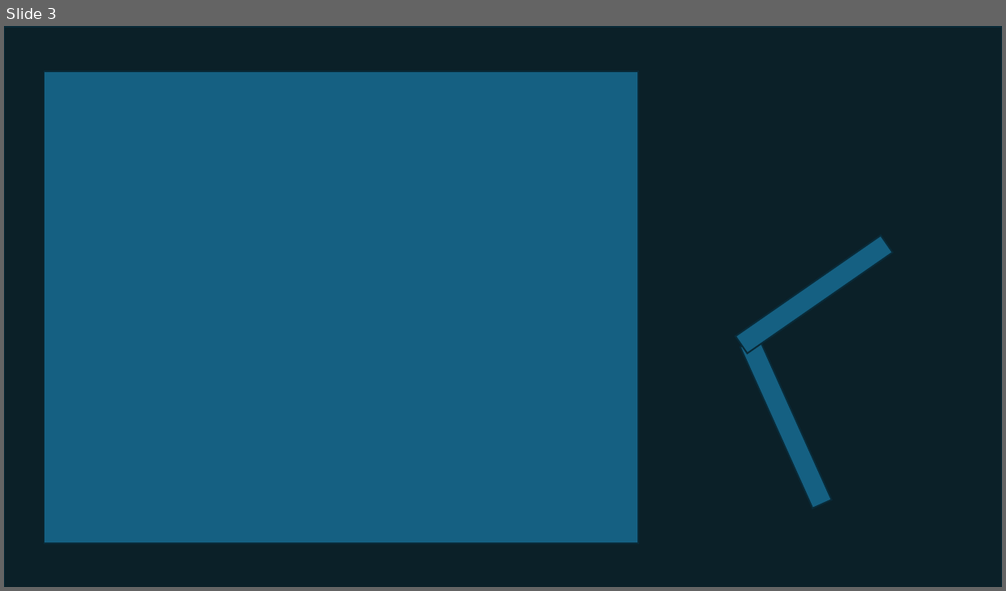
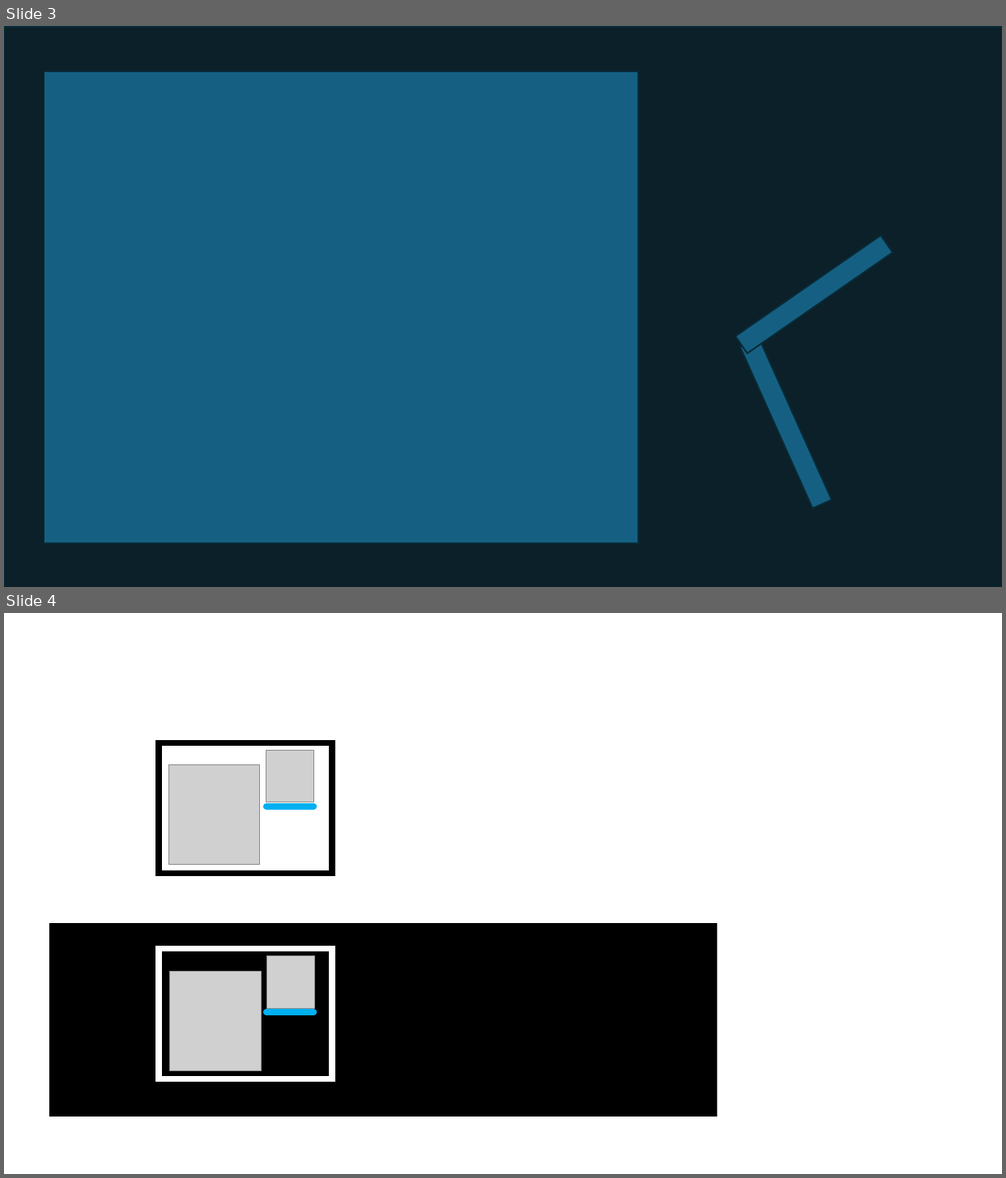
Before and after one commit to CarlosCarras/CarlosCarras.github.io, a slide deck: sketchbook.pptx. Shown one above the other, each under a label of ours: slide 3 before the commit, slides 3 and 4 after it. The pictures are 1006x591 and 1006x1178 pixels, drawn with LibreOffice and Linux fonts; fonts in the diff are those of the drawing; grey boxes stand for pictures. Boxes give left, top, right and bottom in pixels: in the first picture for what was removed or moved away, otherwise in the second. Text is boxed around its words. In the diff, an @@ line names an element or a change of style, - is before the commit and + after.

```diff
--- a/sketchbook.pptx
+++ b/sketchbook.pptx
@@ slide 4 added at (4,613,1002,1174), background #FFFFFF @@
@@ group added at (159,743,333,874): 2 pictures, 1 line, 1 rectangle @@
@@ rectangle added at (49,924,718,1117), fill #000000 @@
@@ rectangle added at (159,949,333,1080), outline #FFFFFF 6 pt @@
@@ picture added at (169,972,261,1071) @@
@@ picture added at (266,956,315,1009) @@
@@ line added from (266, 1013) to (314, 1013), #00B0F0 6 pt @@
```
Also in this commit, not shown: 21 other files.
